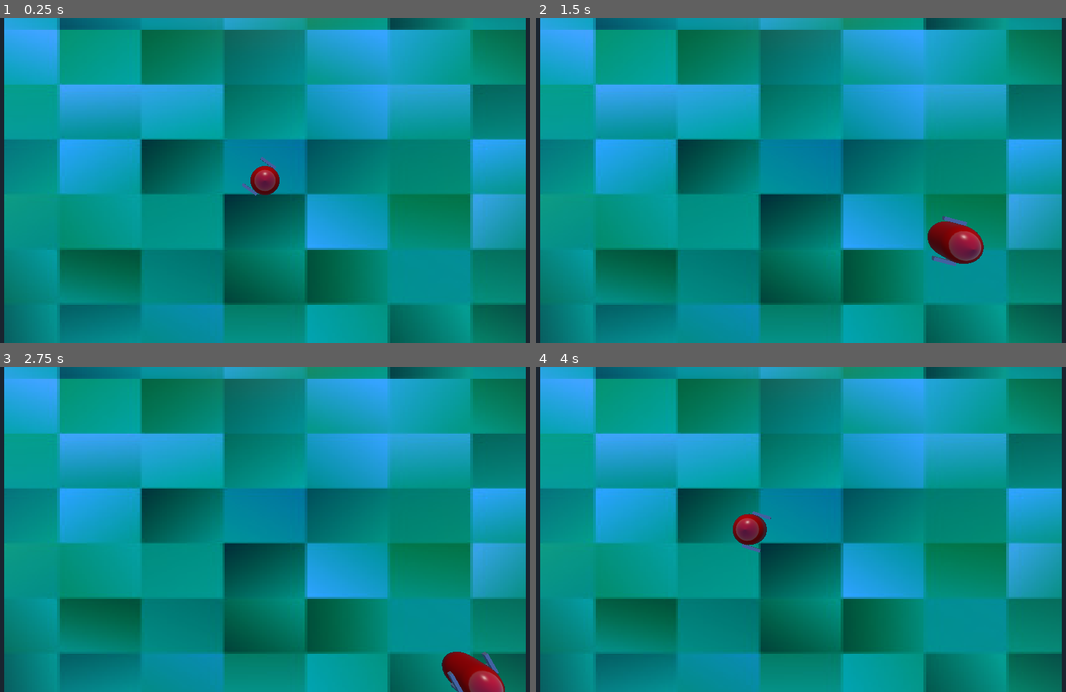
Above: before the commit, frames 1-4 (two rows, left to right).
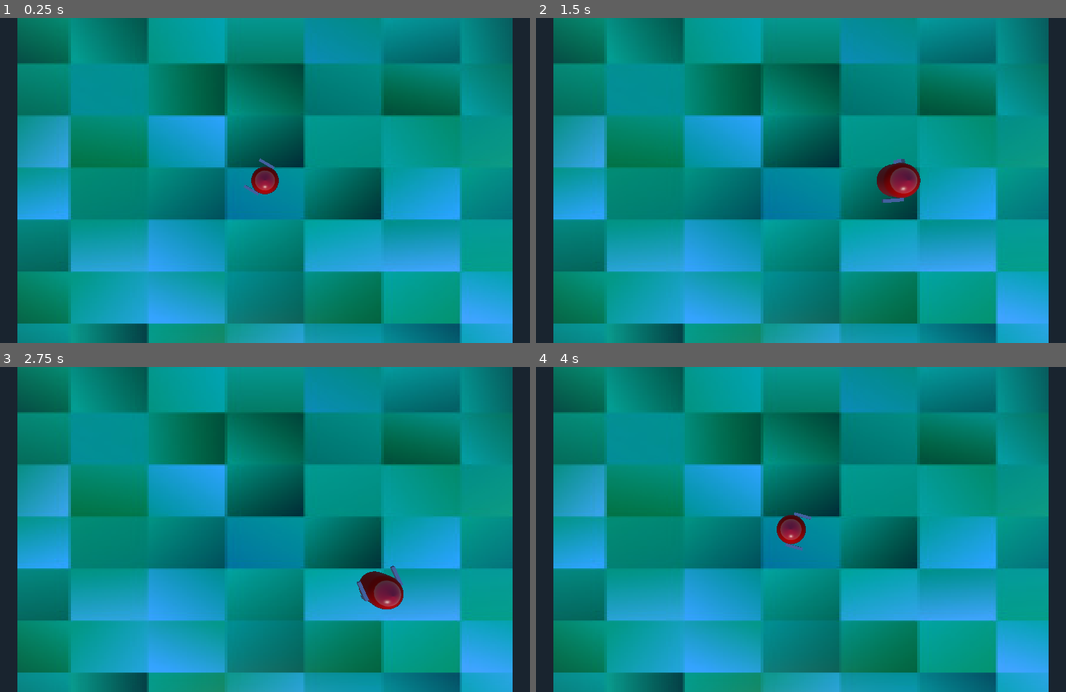
Above: after the commit, the same moments.

Repository: AdityaGupta1/surreal-adventure-godot
Game: Godot game, scene res://main.tscn
Two runs of this game, one before a commit and one after it. Both use one fixed random seed, a clock stepped at 60 frames per second and the inputs below.
Inputs (mouse positions are in pixels of both pictures, inside the frame that each line leads up to):
- Up to frame 1 (0.25 s): no input
- Up to frame 2 (1.5 s): tap Enter (ui_accept) at 0.5, 0.77 s; move the mouse to (922, 164) at 0.52 s; hold D 0.53-1.28 s; hold Space 0.53-1.28 s; click (922, 164) at 0.67 s; move the mouse to (689, 196) at 1.27 s; hold S from 1.28 s (still down); tap Space at 1.35 s; click (689, 196) at 1.42 s
- Up to frame 3 (2.75 s): tap Enter (ui_accept) at 1.52 s; move the mouse to (318, 458) at 2.02 s; release S at 2.03 s; hold D from 2.03 s (still down); hold Space from 2.03 s (still down); click (318, 458) at 2.17 s
- Up to frame 4 (4 s): move the mouse to (774, 594) at 2.77 s; release D at 2.78 s; release Space at 2.78 s; hold W 2.78-3.53 s; tap Space at 2.85 s; click (774, 594) at 2.92 s; tap Enter (ui_accept) at 3.02, 3.77 s; move the mouse to (965, 578) at 3.52 s; hold A from 3.53 s (still down); hold Space from 3.53 s (still down); click (965, 578) at 3.67 s

The runs differ from the first frame. In frame 1, 74% of the frame differs, in the area x 0-100%, y 0-100%; in frame 2, 74%; in frame 3, 74%; in frame 4, 74%.

Commit message:
added gun shooting animation

Diff:
--- /dev/null
+++ b/gun.gd
@@ -0,0 +1,27 @@
+extends Spatial
+
+var shoot_delay = 0.5;
+var rotation_time = (0.8 * shoot_delay)
+var a = 2.2475 / rotation_time;
+
+var total_time = rotation_time;
+
+func get_shoot_delay():
+	return shoot_delay;
+
+func shoot():
+	total_time = 0;
+	pass;
+
+func _get_rotation(x):
+	return max((50 / 2.1564) * (-pow((a * x) - pow(3, 1/4), 4) + 3 - (a * x)), 0);
+
+func _physics_process(delta):
+	if total_time < rotation_time:
+		total_time += delta;
+		print(total_time);
+		print(_get_rotation(total_time));
+
+	rotation.z = deg2rad(_get_rotation(total_time));
+
+	pass;
--- a/gun.tscn
+++ b/gun.tscn
@@ -1,4 +1,6 @@
-[gd_scene load_steps=5 format=2]
+[gd_scene load_steps=6 format=2]
+
+[ext_resource path="res://gun.gd" type="Script" id=1]
 
 [sub_resource type="SpatialMaterial" id=1]
 
@@ -122,6 +124,9 @@
 
 [node name="Gun" type="Spatial"]
 
+script = ExtResource( 1 )
+_sections_unfolded = [ "Transform" ]
+
 [node name="barrel" type="MeshInstance" parent="." index="0"]
 
 transform = Transform( 0.1, 0, 0, 0, 0.3, 0, 0, 0, 0.1, 0, 0.2, 0 )
--- a/main.gd
+++ b/main.gd
@@ -7,9 +7,9 @@
 func _ready():
 	# Called every time the node is added to the scene.
 	# Initialization here
-	pass
+	pass;
 
 func _process(delta):
 	if Input.is_action_just_pressed("ui_accept"):
 		get_tree().reload_current_scene();
-	pass
+	pass;
--- a/main.tscn
+++ b/main.tscn
@@ -1,10 +1,9 @@
-[gd_scene load_steps=6 format=2]
+[gd_scene load_steps=5 format=2]
 
 [ext_resource path="res://main.gd" type="Script" id=1]
 [ext_resource path="res://floor.tscn" type="PackedScene" id=2]
 [ext_resource path="res://player.tscn" type="PackedScene" id=3]
-[ext_resource path="res://player.gd" type="Script" id=4]
-[ext_resource path="res://camera.gd" type="Script" id=5]
+[ext_resource path="res://camera.gd" type="Script" id=4]
 
 [node name="Main" type="Spatial" index="0"]
 
@@ -15,11 +14,10 @@
 [node name="Player" parent="." index="1" instance=ExtResource( 3 )]
 
 transform = Transform( 1, 0, 0, 0, -4.37114e-08, -1, 0, 1, -4.37114e-08, 0, 2, 0 )
-script = ExtResource( 4 )
 
 [node name="Camera" type="Camera" parent="." index="2"]
 
-transform = Transform( 1, 0, 0, 0, -4.37114e-08, 1, 0, -1, -4.37114e-08, 0, 18, 0 )
+transform = Transform( -1, 8.74228e-08, 6.13504e-15, -3.82137e-15, -1.31134e-07, 1, 8.74228e-08, 1, 1.31134e-07, 0, 19, 0 )
 keep_aspect = 1
 cull_mask = 1048575
 environment = null
--- a/player.gd
+++ b/player.gd
@@ -2,7 +2,9 @@
 
 const e = 2.71828182846;
 
-var speed = 1000;
+var current_time = 0;
+
+var speed = 600;
 var jump_velocity = 15;
 var gravity = -30;
 
@@ -11,17 +13,22 @@
 
 var up = Vector3(0, 1, 0);
 
+var shoot_delay;
+var last_shot = 0;
+var next_gun = 1;
+
 func _ready():
-	# Called every time the node is added to the scene.
-	# Initialization here
-	pass
+	shoot_delay = get_node("Guns/Gun1").get_shoot_delay();
+	pass;
 
 func _physics_process(delta):
-	direction = Vector3();
-	direction.z -= 1 if Input.is_key_pressed(KEY_W) else 0;
-	direction.x -= 1 if Input.is_key_pressed(KEY_A) else 0;
-	direction.z += 1 if Input.is_key_pressed(KEY_S) else 0;
-	direction.x += 1 if Input.is_key_pressed(KEY_D) else 0;
+	current_time += delta;
+
+	if is_on_floor():
+		direction = Vector3();
+		direction.z += (1 if Input.is_key_pressed(KEY_W) else 0) - (1 if Input.is_key_pressed(KEY_S) else 0);
+		direction.x += (1 if Input.is_key_pressed(KEY_A) else 0) - (1 if Input.is_key_pressed(KEY_D) else 0);
+
 	direction = direction.normalized() * speed * delta;
 
 	velocity.y += gravity * delta;
@@ -31,9 +38,15 @@
 	velocity = move_and_slide(velocity, up);
 
 	# point toward mouse
-	rotation.y = -get_viewport().get_camera().unproject_position(transform.origin).angle_to_point(get_viewport().get_mouse_position()) + 135;
+	rotation.y = -get_viewport().get_camera().unproject_position(transform.origin).angle_to_point(get_viewport().get_mouse_position());
 
 	if is_on_floor() and Input.is_key_pressed(KEY_SPACE):
 		velocity.y += jump_velocity;
 
-	pass
+	if current_time - last_shot > shoot_delay and Input.is_mouse_button_pressed(1):
+		last_shot = current_time;
+		get_node("Guns/Gun" + str(next_gun)).shoot();
+		next_gun = 2 if next_gun == 1 else 1;
+		shoot_delay = get_node("Guns/Gun" + str(next_gun)).get_shoot_delay();
+
+	pass;
--- a/player.tscn
+++ b/player.tscn
@@ -1,6 +1,7 @@
-[gd_scene load_steps=5 format=2]
+[gd_scene load_steps=6 format=2]
 
-[ext_resource path="res://gun.tscn" type="PackedScene" id=1]
+[ext_resource path="res://player.gd" type="Script" id=1]
+[ext_resource path="res://gun.tscn" type="PackedScene" id=2]
 
 [sub_resource type="CapsuleMesh" id=1]
 
@@ -80,6 +81,7 @@
 axis_lock_angular_y = false
 axis_lock_angular_z = false
 collision/safe_margin = 0.001
+script = ExtResource( 1 )
 _sections_unfolded = [ "Transform" ]
 
 [node name="MeshInstance" type="MeshInstance" parent="." index="0"]
Not shown: 1 places in main.tscn that only renumber resources
Not shown: 1 places in player.tscn that only renumber resources
